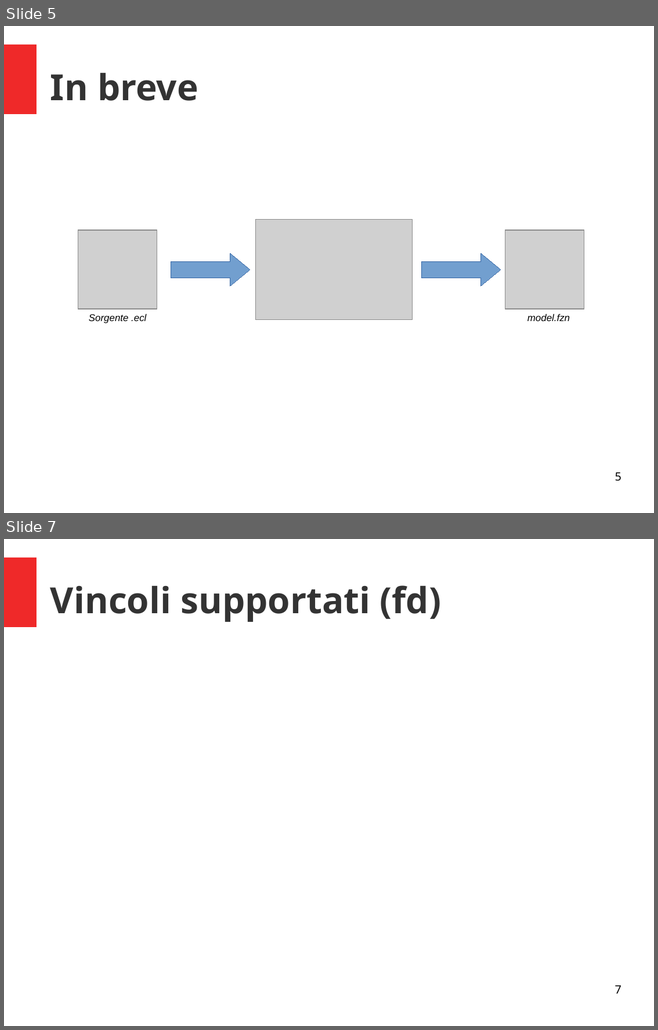
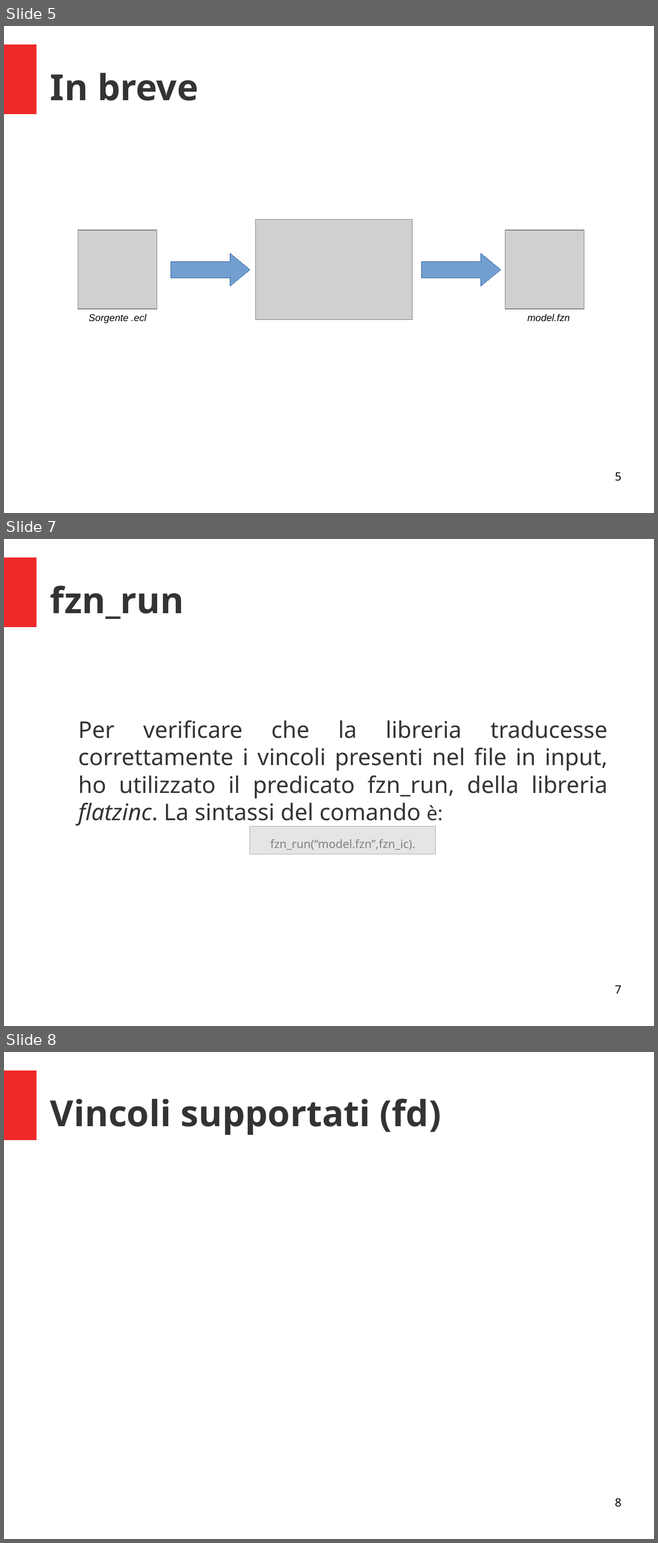
Before and after one commit to padovanl/eclipse2flatzinc, a slide deck: presentazione.odp. Shown one above the other, each under a label of ours: slides 5 and 7 before the commit, slides 5, 7 and 8 after it; the slides between them are not shown. The pictures are 658x1030 and 658x1543 pixels, drawn with LibreOffice and Linux fonts; fonts in the diff are those of the drawing; grey boxes stand for pictures. Boxes give left, top, right and bottom in pixels: in the first picture for what was removed or moved away, otherwise in the second. Text is boxed around its words. In the diff, an @@ line names an element or a change of style, - is before the commit and + after.

```diff
--- a/presentazione.odp
+++ b/presentazione.odp
@@ slide 7 added at <box>4,539,654,1026</box>, background #FFFFFF; not listed: 1 template element that a slide beside it also shows @@
@@ title added at <box>50,585,184,619</box>, 44 pt, text #333333, bold @@
+fzn_run
@@ text added at <box>78,720,607,850</box>, 28 pt, text #333333 @@
+Per verificare che la libreria traducesse correttamente i vincoli presenti nel file in input, ho utilizzato il predicato fzn_run, della libreria flatzinc. La sintassi del comando è:
+fzn_run(“model.fzn”,fzn_ic).
@@ rectangle added at <box>250,827,436,855</box>, fill #CCCCCC at 50% opacity, outline #B2B2B2 0 pt @@
@@ page number added at <box>615,986,621,994</box>, 14 pt, text #000000 @@
+7
@@ what was slide 7 is now slide 8 @@
@@ page number at <box>615,1498,621,1507</box>: text changed @@
-7
+8
```
Also in this commit, not shown: 1 other slide added, 1 slide removed, 1 other file.
